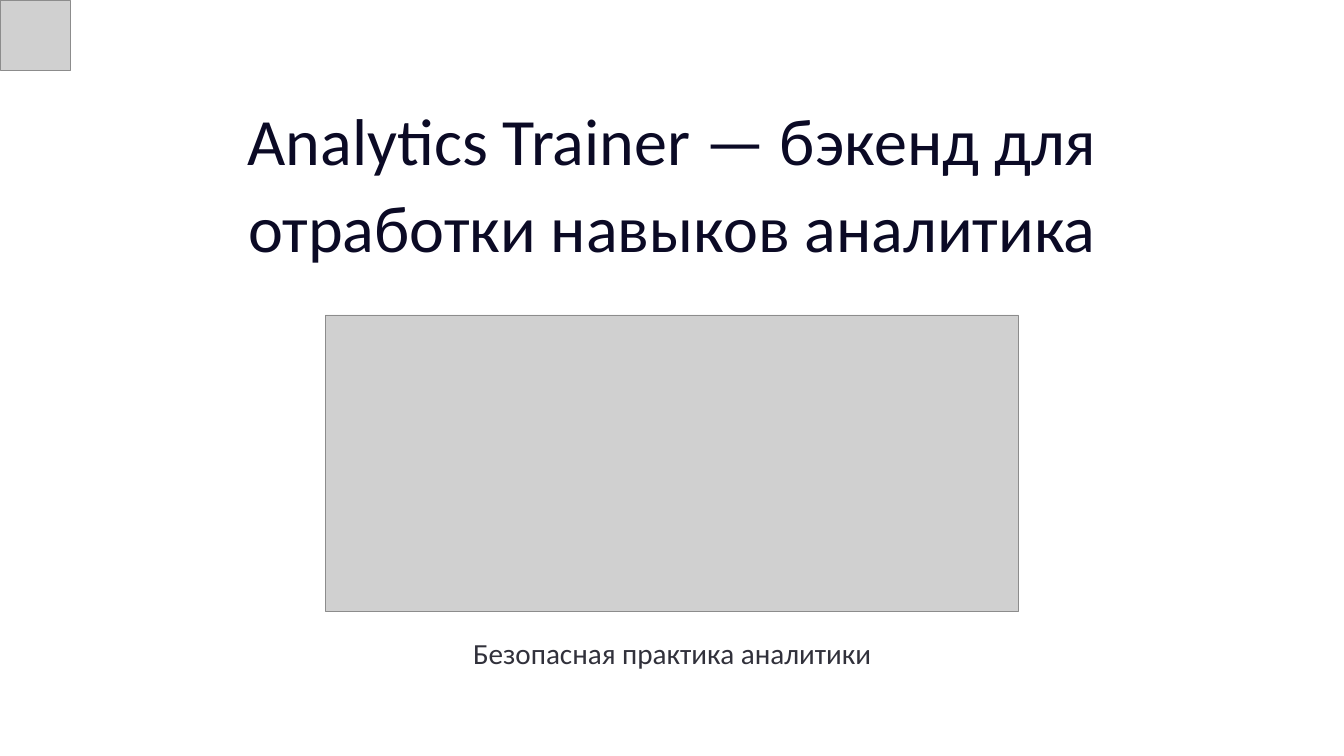
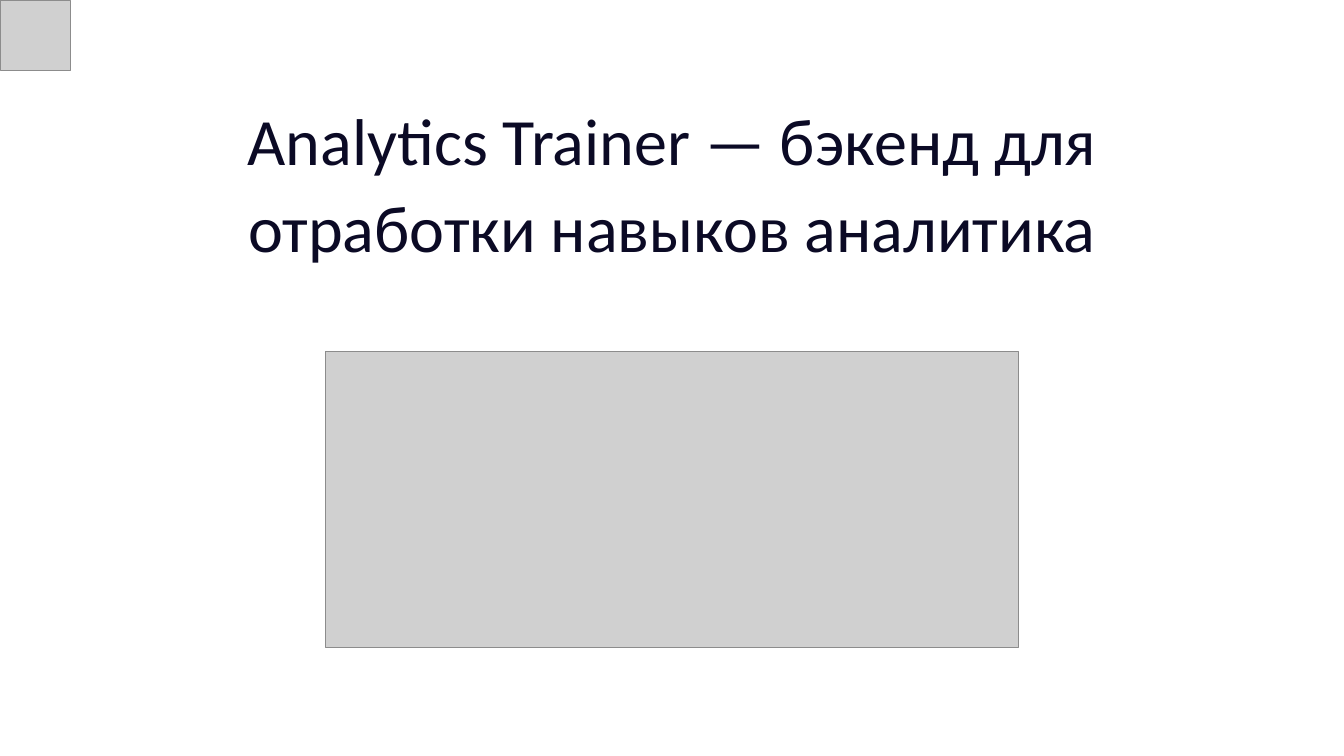
Before and after one commit to AbyanovDamir/analytics-trainer, a slide deck: slide 1 of present.pptx. Drawn at 1344x756 pixels with LibreOffice and Linux fonts; fonts in the diff are those of the drawing; grey boxes stand for pictures; background and template pictures are left out. Boxes give left, top, right and bottom in pixels: in the first picture for what was removed or moved away, otherwise in the second. Text is boxed around its words. In the diff, an @@ line names an element or a change of style, - is before the commit and + after.

```diff
--- a/present.pptx
+++ b/present.pptx
@@ picture: place and size @@
-picture at [326, 315, 1018, 611]
+picture at [326, 351, 1018, 647]
@@ text removed at [473, 645, 871, 669] @@
-Безопасная практика аналитики
```
Also in this commit, not shown: 11 slides added, 6 slides removed, 1 other file.
